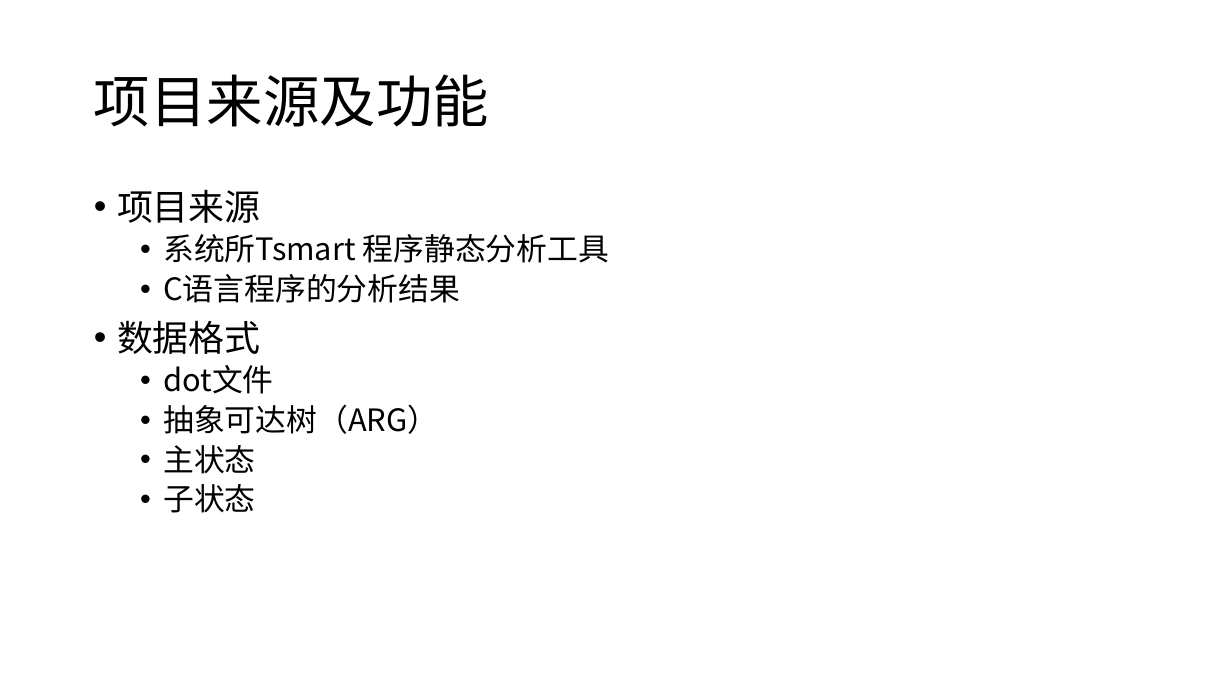
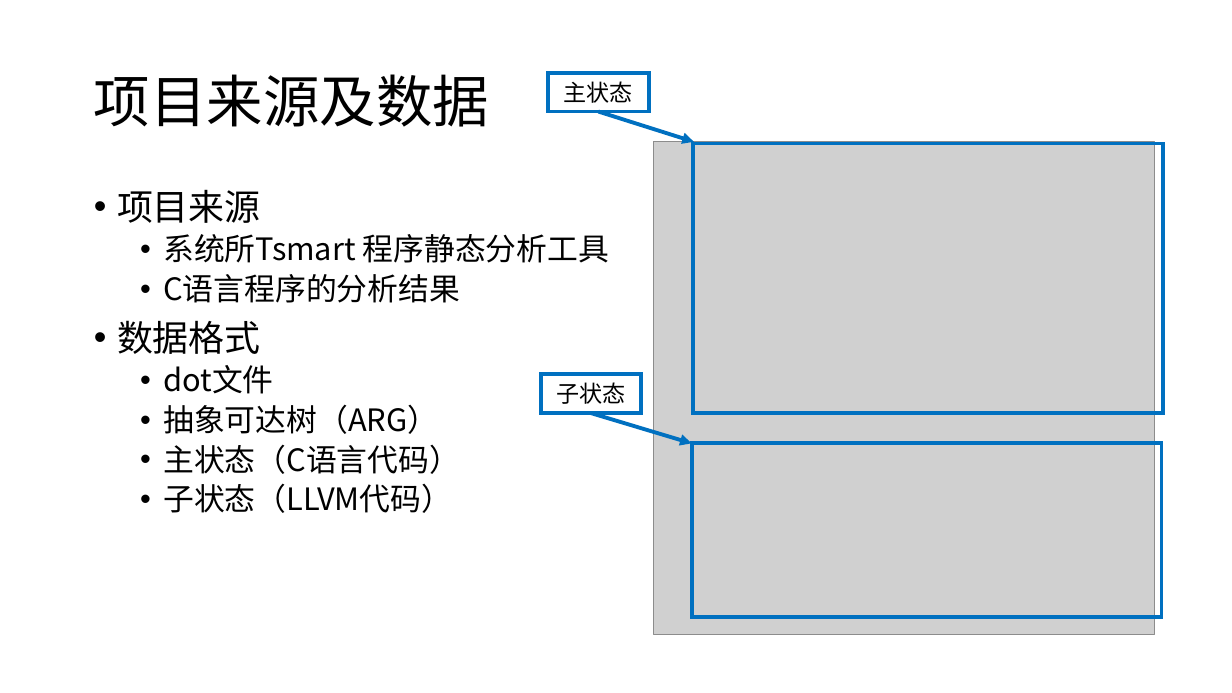
Before and after one commit to findns94/Visualization, a slide deck: slide 3 of 期末展示.pptx. Drawn at 1232x693 pixels with LibreOffice and Linux fonts; fonts in the diff are those of the drawing; grey boxes stand for pictures. Boxes give left, top, right and bottom in pixels: in the first picture for what was removed or moved away, otherwise in the second. Text is boxed around its words. In the diff, an @@ line names an element or a change of style, - is before the commit and + after.

```diff
--- a/期末展示.pptx
+++ b/期末展示.pptx
@@ title at [94, 74, 489, 127]: text changed @@
-项目来源及功能
+项目来源及数据
@@ rectangle added at [548, 73, 649, 112], fill #FFFFFF, outline #0070C0 3 pt, 18 pt, text #000000 @@
+主状态
@@ arrow added from (599, 112) to (694, 141), #0070C0 3 pt @@
@@ picture added at [653, 141, 1154, 634] @@
@@ rectangle added at [693, 143, 1164, 413], outline #0070C0 3 pt @@
@@ rectangle added at [541, 374, 641, 413], fill #FFFFFF, outline #0070C0 3 pt, 18 pt, text #000000 @@
+子状态
@@ arrow added from (592, 413) to (692, 444), #0070C0 3 pt @@
@@ text at [163, 444, 460, 513]: text changed @@
-  • 主状态
-  • 子状态
+  • 主状态（C语言代码）
+  • 子状态（LLVM代码）
@@ rectangle added at [692, 444, 1163, 617], outline #0070C0 3 pt @@
```
Also in this commit, not shown: 2 other slides changed.
